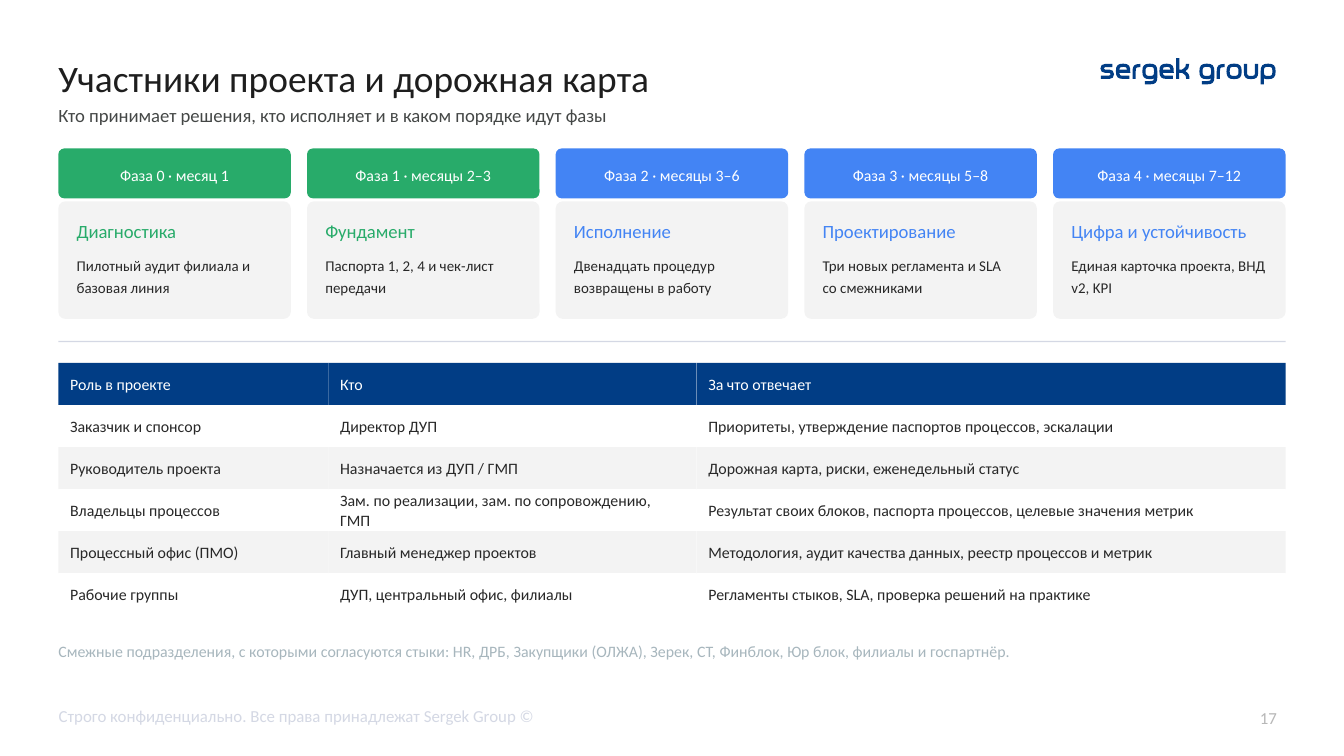
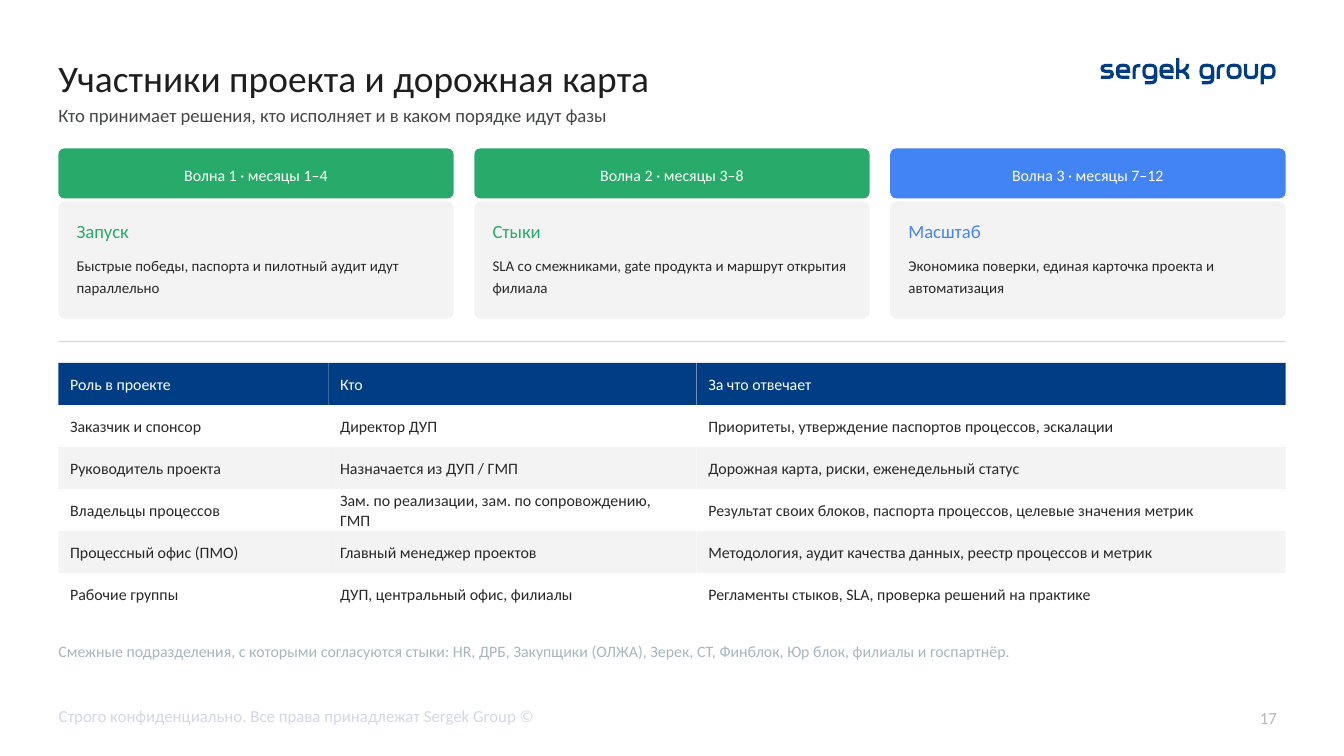
Before and after one commit to TemeshevProject/SG-DUP-Project, a slide deck: slide 17 of dup_project/02_Презентация/ДУП_Приоритеты_реинжиниринга_презентация.pptx. Drawn at 1344x756 pixels with LibreOffice and Linux fonts; fonts in the diff are those of the drawing. Boxes give left, top, right and bottom in pixels: in the first picture for what was removed or moved away, otherwise in the second. Text is boxed around its words. In the diff, an @@ line names an element or a change of style, - is before the commit and + after.

```diff
--- a/dup_project/02_Презентация/ДУП_Приоритеты_реинжиниринга_презентация.pptx
+++ b/dup_project/02_Презентация/ДУП_Приоритеты_реинжиниринга_презентация.pptx
@@ rounded rectangle removed at (58,148,290,198) @@
-Фаза 0 · месяц 1
@@ rounded rectangle added at (58,148,453,198), fill #28AB6A, 8.5 pt, text #FFFFFF @@
+Волна 1 · месяцы 1–4
@@ rounded rectangle removed at (306,148,539,198) @@
-Фаза 1 · месяцы 2–3
@@ rounded rectangle "Волна 2 · месяцы 3–8": place and size @@
-rounded rectangle "Волна 2 · месяцы 3–8" at (555,148,788,198)
+rounded rectangle "Волна 2 · месяцы 3–8" at (474,148,870,198)
@@ rounded rectangle "Волна 2 · месяцы 3–8" at (474,148,870,198): fill #4384F4 to #28AB6A @@
@@ rounded rectangle removed at (805,148,1038,198) @@
-Фаза 3 · месяцы 5–8
@@ rounded rectangle "Волна 3 · месяцы 7–12": place and size @@
-rounded rectangle "Волна 3 · месяцы 7–12" at (1054,148,1286,198)
+rounded rectangle "Волна 3 · месяцы 7–12" at (890,148,1285,198)
@@ text in rounded rectangle at (600,170,744,184): text changed @@
-Фаза 2 · месяцы 3–6
+Волна 2 · месяцы 3–8
@@ text in rounded rectangle at (1012,170,1163,184): text changed @@
-Фаза 4 · месяцы 7–12
+Волна 3 · месяцы 7–12
@@ rounded rectangle removed at (58,202,290,319) @@
-Диагностика
-Пилотный аудит филиала и базовая линия
@@ rounded rectangle added at (58,202,453,319), fill #F3F3F3, 8 pt, text #282828 @@
+Запуск
+Быстрые победы, паспорта и пилотный аудит идут параллельно
@@ rounded rectangle removed at (306,202,539,319) @@
-Фундамент
-Паспорта 1, 2, 4 и чек-лист передачи
@@ rounded rectangle added at (474,202,870,319), fill #F3F3F3, 8 pt, text #282828 @@
+Стыки
+SLA со смежниками, gate продукта и маршрут открытия филиала
@@ rounded rectangle removed at (555,202,788,319) @@
-Исполнение
-Двенадцать процедур возвращены в работу
@@ rounded rectangle removed at (805,202,1038,319) @@
-Проектирование
-Три новых регламента и SLA со смежниками
@@ rounded rectangle "Масштаб": place and size @@
-rounded rectangle "Масштаб" at (1054,202,1286,319)
+rounded rectangle "Масштаб" at (890,202,1285,319)
@@ text in rounded rectangle at (908,225,1214,296): text changed @@
-Цифра и устойчивость
-Единая карточка проекта, ВНД v2, KPI
+Масштаб
+Экономика поверки, единая карточка проекта и автоматизация
```
Also in this commit, not shown: 14 other slides changed, 2 other files.
